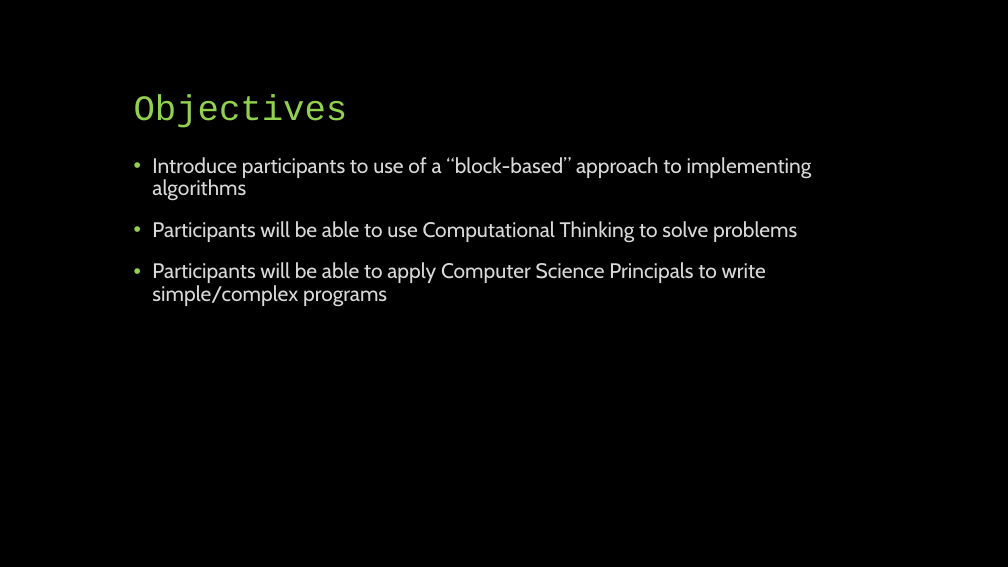
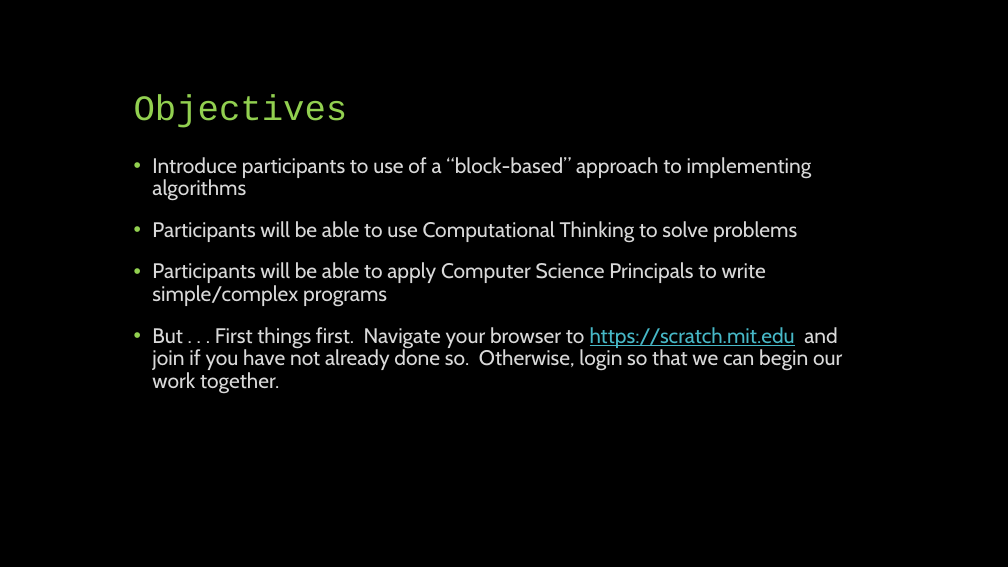
Before and after one commit to HHaiduk/thunder, a slide deck: slide 2 of STEM-Conference-Scratch.pptx. Drawn at 1008x567 pixels with LibreOffice and Linux fonts; fonts in the diff are those of the drawing. Boxes give left, top, right and bottom in pixels: in the first picture for what was removed or moved away, otherwise in the second. Text is boxed around its words. In the diff, an @@ line names an element or a change of style, - is before the commit and + after.

```diff
--- a/STEM-Conference-Scratch.pptx
+++ b/STEM-Conference-Scratch.pptx
@@ text at <box>152,327,842,394</box>: paragraph added @@
+• But . . . First things first. Navigate your browser to https://scratch.mit.edu and join if you have not already done so. Otherwise, login so that we can begin our work together.
```
Also in this commit, not shown: 1 other file.
